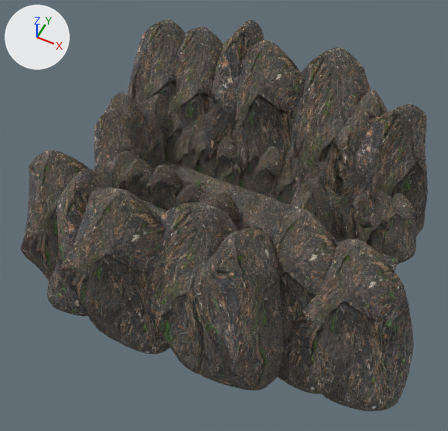
An edit to the glTF model Editor/assets/models/canyon/canyon09.gltf, drawn before and after from the same camera.
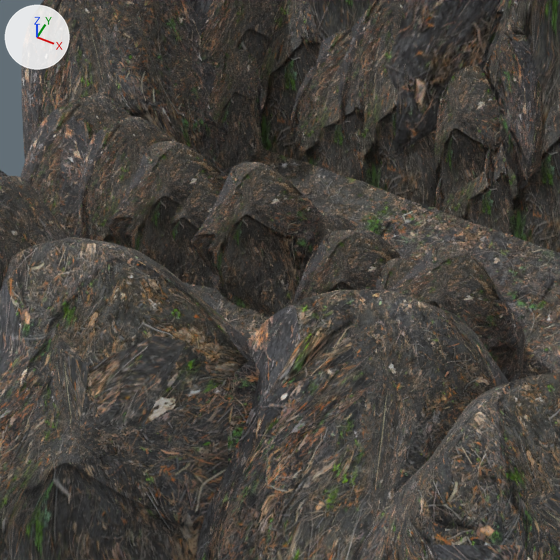
The first picture shows the older version from a 50 mm lens placed at (34.8, -75.3, 96.3), pointed at (-1.4, -3.1, 6.1). The close-ups show both versions on the part from 20% to 57% of the width and 27% to 66% of the height of that picture; other places that the commit changed are outside them. The lights are fixed; the arrows at upper left show +X, +Y and +Z. Where no turn or scale is listed for an object, it has been applied to the vertices.

In view in the first close-up: 'Plane.036', 'Rock.1746', 'Rock.1747', 'Rock.1749', 'Rock.1752', 'Rock.1770', 'Rock.1771', 'Rock.1777', 'Rock.1788', 'Rock.1789', 'Rock.1790', 'Rock.1795', 'Rock.1801', 'Rock.1802', 'Rock.1811'.
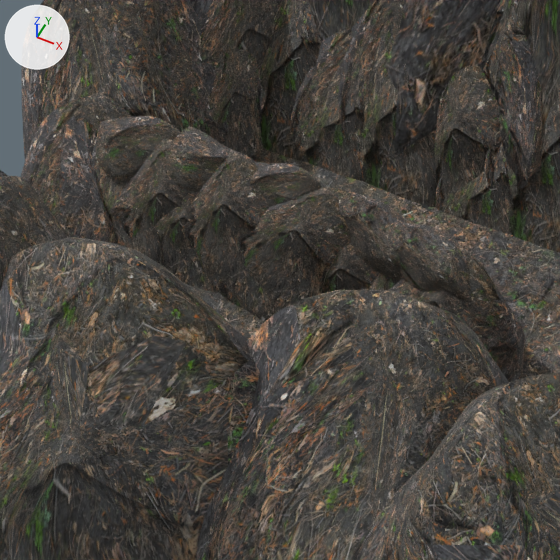
Where the change shows, as pixel boxes (x1, y1, x2, y2) in the close-ups (560 x 560 px):
'Rock.1789', moved, turned
    before: (191, 162, 321, 317)
    after: (181, 152, 277, 321)
'Rock.768', added
    after: (236, 186, 351, 312)
'Rock.1802', turned
    before: (106, 141, 228, 286)
    after: (109, 139, 219, 292)
'Rock.1788', turned
    before: (78, 116, 174, 247)
    after: (92, 116, 164, 266)
'Rock.774', added
    after: (385, 223, 472, 302)
'Rock.1801', moved
    before: (308, 230, 396, 294)
    after: (328, 242, 377, 291)
'Rock.770', added
    after: (95, 116, 181, 183)
'Rock.773', added
    after: (327, 187, 407, 281)
'Rock.771', added
    after: (165, 127, 256, 192)
'Rock.772', added
    after: (250, 162, 321, 207)
'Rock.1795', moved, turned, rescaled
    before: (375, 258, 417, 290)
    after: (368, 216, 416, 290)

What changed in the scene script:
```text
Change ob_rock_1788:
    ob_rock_1788.rotation_euler: (-3.013, -0.0535, -1.16) -> (-3.013, -0.0535, -1.381)  # degrees (-173, -3.1, -66) -> degrees (-173, -3.1, -79)
Change ob_rock_1789:
    ob_rock_1789.location: (-15.71, 0.01, 2.43) -> (-17.05, 0.01, 2.43)
    ob_rock_1789.rotation_euler: (0.117, -3.123, -1.231) -> (0.117, -3.123, -1.428)  # degrees (6.7, -179, -71) -> degrees (6.7, -179, -82)
Change ob_rock_1795:
    ob_rock_1795.location: (-4.19, -0.31, 0.04) -> (-4.72, 0.0, 2.65)
    ob_rock_1795.rotation_euler: (-0.196, 2.966, -1.181) -> (-0.196, 2.966, -1.419)  # degrees (-11, 170, -68) -> degrees (-11, 170, -81)
    ob_rock_1795.scale: (4.9, 8.03, 6.47) -> (4.85, 7.94, 6.4)
Change ob_rock_1801:
    ob_rock_1801.location: (-9.23, 0.52, -1.02) -> (-9.23, 0.52, 0.11)
Change ob_rock_1802:
    ob_rock_1802.rotation_euler: (0.128, -3.088, -1.159) -> (0.128, -3.088, -1.355)  # degrees (7.3, -177, -66) -> degrees (7.3, -177, -78)
Add ob_rock_774:
    ob_rock_774 = bpy.data.objects.new('Rock.774', me_cube_002)
    ob_rock_774.location = (-4.03, -0.72, 8.37)
    ob_rock_774.rotation_euler = (1.821, 0.183, 1.47)  # degrees (104, 10, 84)
    ob_rock_774.scale = (2.88, 4.76, 3.75)
Add ob_rock_773:
    ob_rock_773 = bpy.data.objects.new('Rock.773', me_cube_002)
    ob_rock_773.location = (-8.21, 0.13, 7.81)
    ob_rock_773.rotation_euler = (2.293, 0.145, 1.601)  # degrees (131, 8.3, 92)
    ob_rock_773.scale = (2.88, 4.76, 3.75)
Add ob_rock_772:
    ob_rock_772 = bpy.data.objects.new('Rock.772', me_cube_002)
    ob_rock_772.location = (-15.45, 0.25, 8.29)
    ob_rock_772.rotation_euler = (2.433, 0.187, -1.492)  # degrees (139, 11, -85)
    ob_rock_772.scale = (2.88, 4.76, 3.75)
Add ob_rock_771:
    ob_rock_771 = bpy.data.objects.new('Rock.771', me_cube_002)
    ob_rock_771.location = (-20.13, 0.25, 8.56)
    ob_rock_771.rotation_euler = (1.821, 0.183, -1.496)  # degrees (104, 10, -86)
    ob_rock_771.scale = (2.88, 4.76, 3.75)
Add ob_rock_770:
    ob_rock_770 = bpy.data.objects.new('Rock.770', me_cube_002)
    ob_rock_770.location = (-25.39, 0.25, 7.8)
    ob_rock_770.rotation_euler = (2.387, 0.114, -1.41)  # degrees (137, 6.5, -81)
    ob_rock_770.scale = (2.88, 4.76, 3.75)
Add ob_rock_768:
    ob_rock_768 = bpy.data.objects.new('Rock.768', me_cube_002)
    ob_rock_768.location = (-13.93, 0.01, 2.43)
    ob_rock_768.rotation_euler = (-2.681, -0.0661, 1.699)  # degrees (-154, -3.8, 97)
    ob_rock_768.scale = (5.73, 9.39, 7.39)
```
